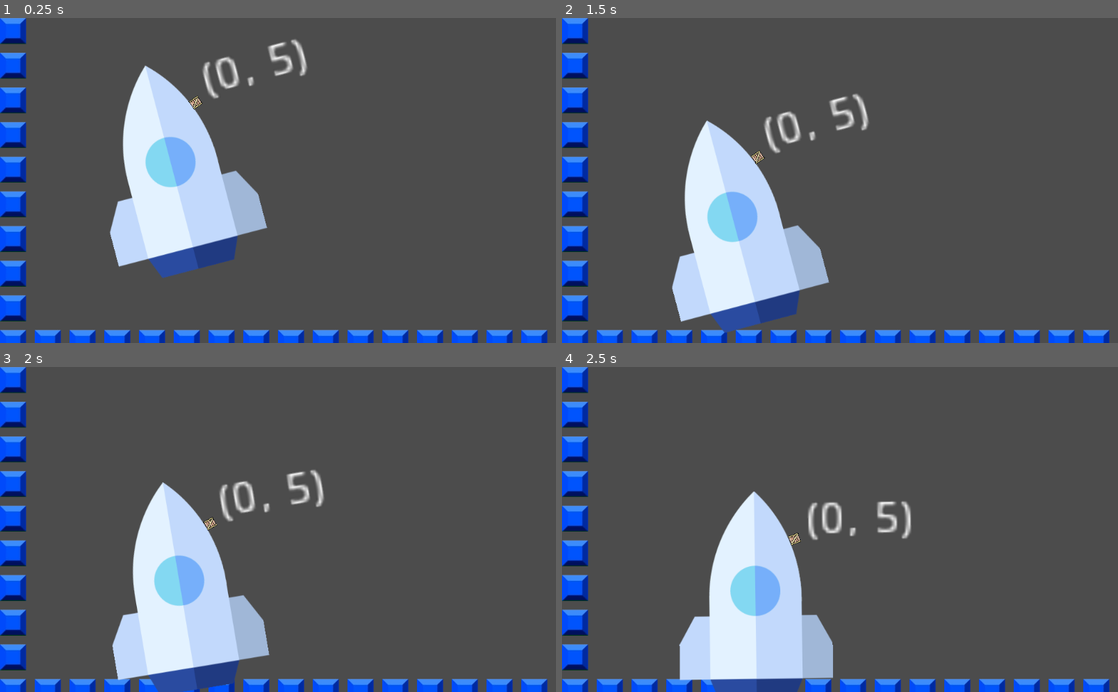
Above: before the commit, frames 1-4 (two rows, left to right).
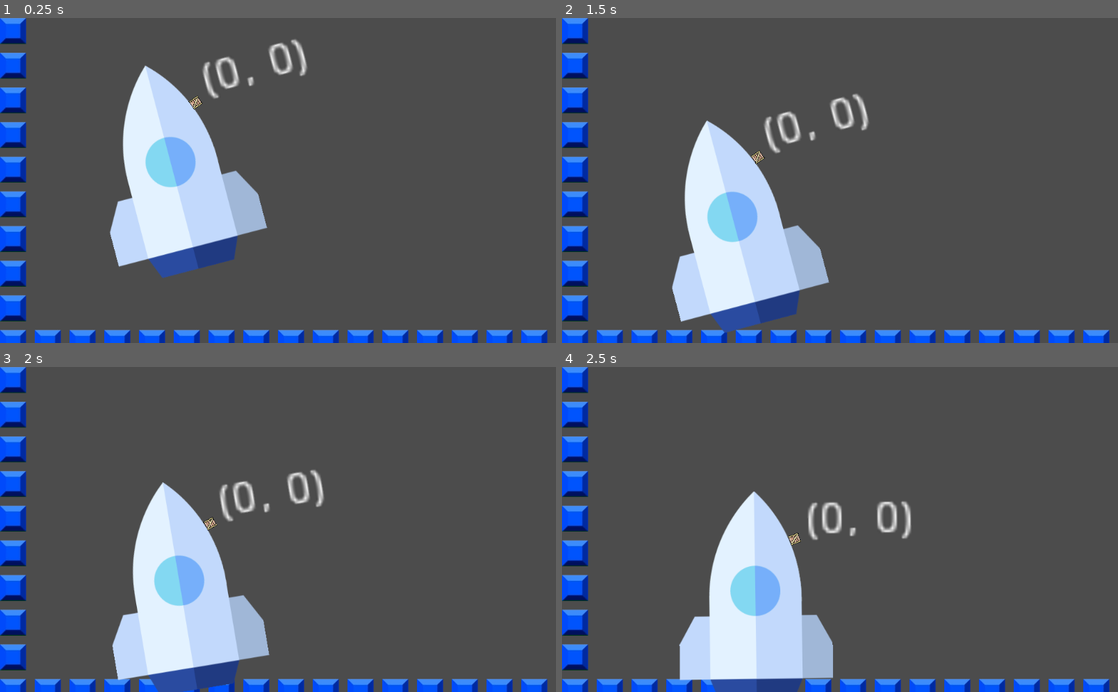
Above: after the commit, the same moments.

Repository: paul-asvb/raekaetae
Game: Godot game, scene res://src/levels/TestLevel.tscn
Two runs of this game, one before a commit and one after it. Both use one fixed random seed, a clock stepped at 60 frames per second and the inputs below.
Inputs:
- Up to frame 1 (0.25 s): no input
- Up to frame 2 (1.5 s): hold Right (move_right) 0.53-1.28 s; hold A (move_left) from 1.28 s (still down)
- Up to frame 3 (2 s): keep holding A (move_left)
- Up to frame 4 (2.5 s): release A (move_left) at 2.03 s; hold Right (move_right) from 2.03 s (still down)

The runs differ from the first frame. In frame 1, 0.2% of the frame differs, in the area x 48-53%, y 7-18%; in frame 2, 0.2%; in frame 3, 0.2%, in the area x 51-56%, y 32-43%; in frame 4, 0.2%.

Commit message:
test force add

Diff:
--- a/src/actors/Player.gd
+++ b/src/actors/Player.gd
@@ -10,10 +10,11 @@
 func _physics_process(delta: float) -> void:
 
 	var input :=  Input.get_action_strength("thrust")
-	velocity.y = gravity * delta
+	#velocity.y = gravity * delta
 	#velocity.y= max(velocity.y,speed.y)
 	if input ==	 1 :
 		velocity.y = velocity.y*acceleration
+		add_force(Vector2(0,0),Vector2(100,10))
 	#velocity = move_and_slide(velocity)
 
 	#var direction: = Vector2(Input.get_action_strength("move_left")-Input.get_action_strength("move_right"),0)
